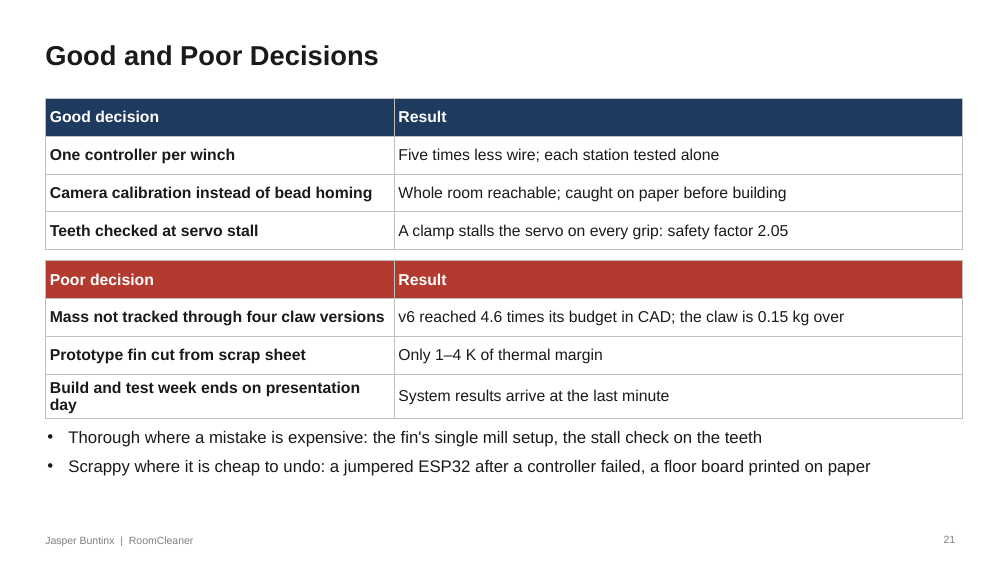
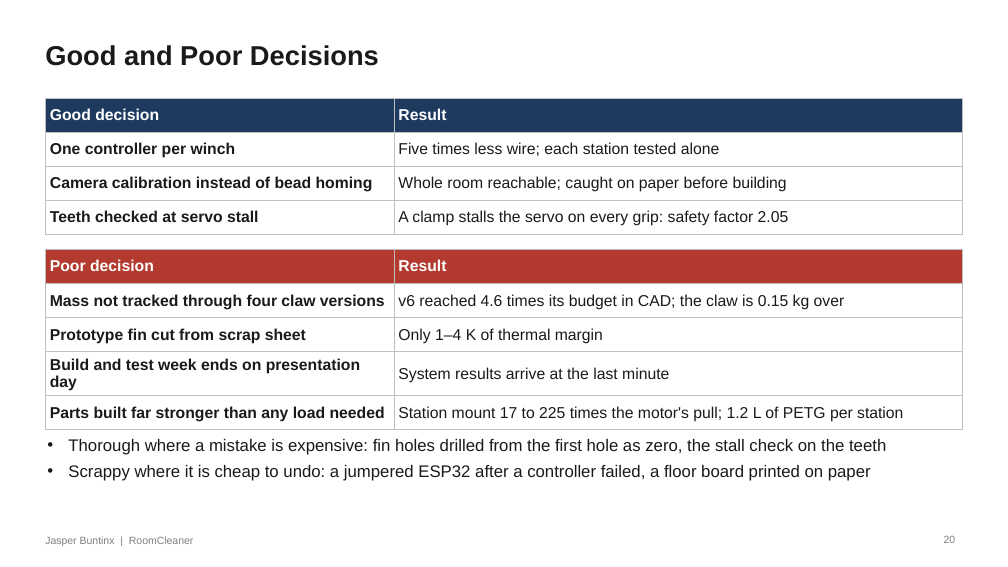
Before and after one commit to Jaspario1199/RoomCleaner, a slide deck: slide 20 of docs/presentation/deck_v8/RoomCleaner_Buntinx_Oct27_v8.pptx (slide 21 before the commit). Drawn at 1008x567 pixels with LibreOffice and Linux fonts; fonts in the diff are those of the drawing. Boxes give left, top, right and bottom in pixels: in the first picture for what was removed or moved away, otherwise in the second. Text is boxed around its words. In the diff, an @@ line names an element or a change of style, - is before the commit and + after.

```diff
--- a/docs/presentation/deck_v8/RoomCleaner_Buntinx_Oct27_v8.pptx
+++ b/docs/presentation/deck_v8/RoomCleaner_Buntinx_Oct27_v8.pptx
@@ table: place and size @@
-table at [45,98,963,244]
+table at [45,98,963,230]
@@ table at [45,250,963,426] @@
+row 5: Parts built far stronger than any load needed | Station mount 17 to 225 times the motor's pull; 1.2 L of PETG per station
@@ table: place and size @@
-table at [45,261,963,418]
+table at [45,250,963,426]
@@ text "Thorough where a mistake is ...": place and size @@
-text "Thorough where a mistake is ..." at [68,431,871,476]
+text "Thorough where a mistake is ..." at [68,439,886,481]
@@ text at [68,439,886,455]: text changed @@
-• Thorough where a mistake is expensive: the fin's single mill setup, the stall check on the teeth
+• Thorough where a mistake is expensive: fin holes drilled from the first hole as zero, the stall check on the teeth
@@ text at [68,465,871,481]: less space between paragraphs @@
@@ page number at [944,536,956,543]: text changed @@
-21
+20
```
Also in this commit, not shown: 3 other slides changed, 1 slide removed, 12 other files.
